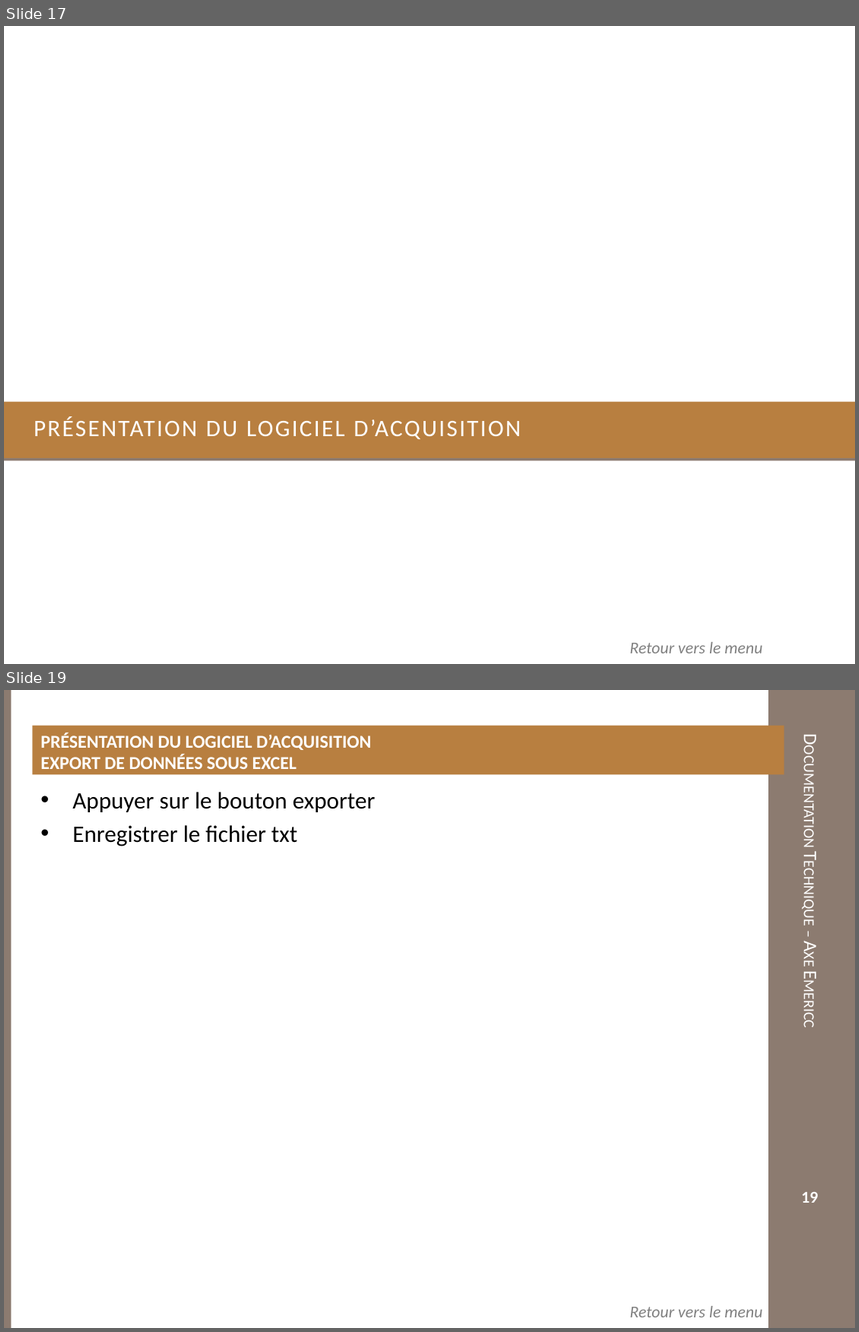
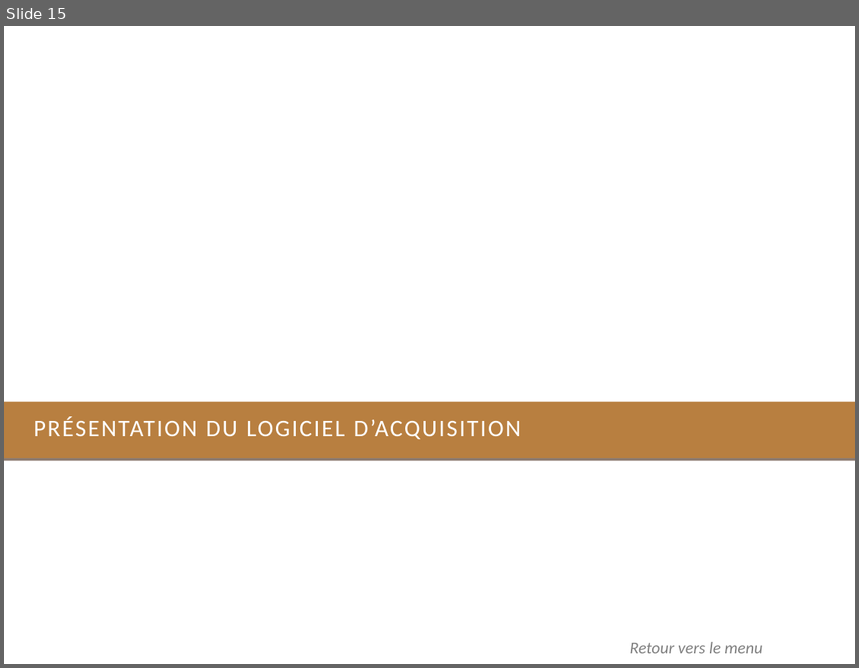
Before and after one commit to xpessoles/TP_PTSI, a slide deck: DocumentsTP/Documentation_Emericc.pptx. Shown one above the other, each under a label of ours: slides 17 and 19 before the commit, slide 15 after it; the slides between them are not shown. The pictures are 859x1332 and 859x668 pixels, drawn with LibreOffice and Linux fonts; fonts in the diff are those of the drawing; background and template pictures are left out. Boxes give left, top, right and bottom in pixels: in the first picture for what was removed or moved away, otherwise in the second. Text is boxed around its words. In the diff, an @@ line names an element or a change of style, - is before the commit and + after.

```diff
--- a/DocumentsTP/Documentation_Emericc.pptx
+++ b/DocumentsTP/Documentation_Emericc.pptx
@@ slide 19 removed at [4, 690, 855, 1328], background #FFFFFF @@
@@ rectangle removed at [4, 690, 11, 1328] @@
@@ rectangle removed at [769, 690, 855, 1328] @@
@@ text removed at [32, 726, 784, 775] @@
-PRÉSENTATION DU LOGICIEL D’ACQUISITION
-EXPORT DE DONNÉES SOUS EXCEL
@@ text removed at [769, 726, 855, 1272] @@
-Documentation Technique – Axe Emericc
@@ text removed at [72, 792, 376, 847] @@
-• Appuyer sur le bouton exporter
-• Enregistrer le fichier txt
@@ page number removed at [801, 1192, 818, 1203] @@
-19
@@ text removed at [630, 1306, 762, 1318] @@
-Retour vers le menu
@@ what was slide 17 is now slide 15 @@
```
Also in this commit, not shown: 2 slides changed, 1 slide added, 2 other slides removed, 4 other files.
